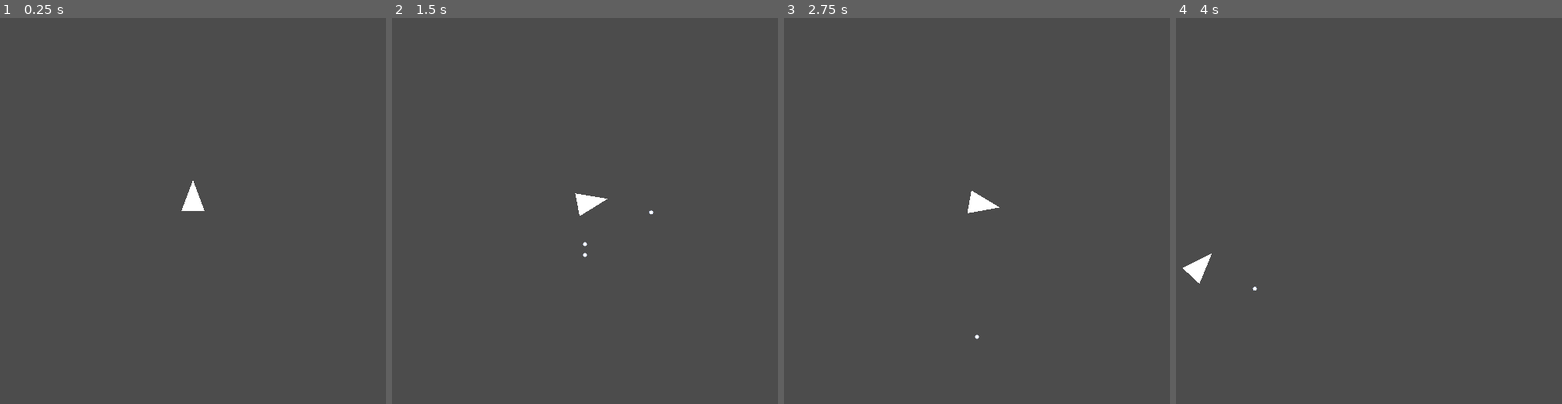
Above: before the commit, frames 1-4 (left to right).
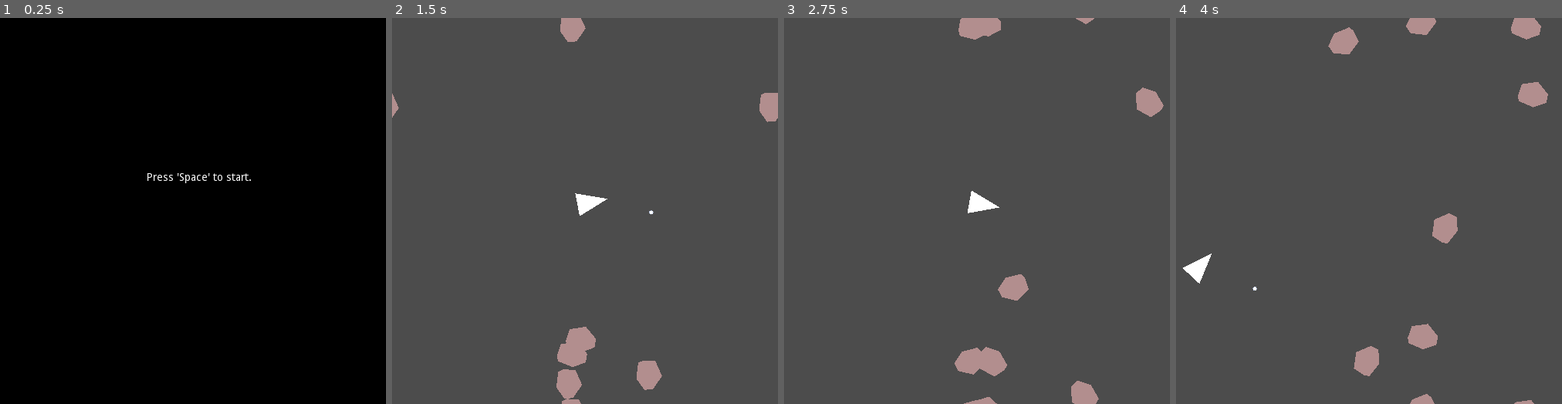
Above: after the commit, the same moments.

Repository: leddkire/godot-asteroids
Game: Godot game, scene res://StartOfGame.tscn
The game is run twice, just before and just after one commit, with the same random seed, the same clock (stepped at 60 frames per second) and the same inputs.
Inputs (mouse positions are in pixels of both pictures, inside the frame that each line leads up to):
- Up to frame 1 (0.25 s): no input
- Up to frame 2 (1.5 s): tap Space (shoot_projectile) at 0.5, 1.35 s; move the mouse to (669, 191) at 0.52 s; hold Right (move_right) 0.53-1.28 s; hold Space (shoot_projectile) 0.53-1.28 s; click (669, 191) at 0.67 s; move the mouse to (507, 230) at 1.27 s; hold Left (move_left) from 1.28 s (still down)
- Up to frame 3 (2.75 s): move the mouse to (1015, 126) at 2.02 s; release Left (move_left) at 2.03 s; hold Right (move_right) from 2.03 s (still down); hold Space (shoot_projectile) from 2.03 s (still down)
- Up to frame 4 (4 s): move the mouse to (1349, 288) at 2.77 s; release Right (move_right) at 2.78 s; release Space (shoot_projectile) at 2.78 s; hold Up (move_up) 2.78-3.53 s; tap Space (shoot_projectile) at 2.85 s; click (1349, 288) at 2.92 s; move the mouse to (1484, 268) at 3.52 s; hold Left (move_left) from 3.53 s (still down); hold Space (shoot_projectile) from 3.53 s (still down)

The runs differ from the first frame. In frame 1, 100% of the frame differs, in the area x 0-100%, y 0-100%; in frame 2, 2.2%; in frame 3, 2.4%; in frame 4, 2.6%.
Error before the commit: Invalid call. Nonexistent function 'new_spawn_asteroid' in base 'Reference (AsteroidSpawningRule.gd)'. (res://StartOfGame.gd:16)

Commit message:
Add simple main menu for starting the game

Diff:
--- a/StartOfGame.gd
+++ b/StartOfGame.gd
@@ -5,6 +5,9 @@
 export (int) var asteroids_to_spawn = 5
 
 func _ready():
+    pass
+
+func start_game():
     var entity_screen_wrap_rule : EntityScreenWrapRule = load("res://rules/screen_wrap/EntityScreenWrapRule.gd").new()
     add_child(create_ship_position_controller(entity_screen_wrap_rule))
     spawn_ship(entity_screen_wrap_rule)
@@ -13,7 +16,7 @@
 func spawn_asteroids():
     var asteroid_spawning_rule: AsteroidSpawningRule = load("res://rules/position/AsteroidSpawningRule.gd").new()
     for _i in asteroids_to_spawn:
-        asteroid_spawning_rule.new_spawn_asteroid(self, Vector2(200,320), Vector2(160,320))
+        asteroid_spawning_rule.spawn_asteroid(self, Vector2(200,320), Vector2(160,320))
 
 func create_ship_position_controller(wrap_rule: EntityScreenWrapRule):
     var edges : Array = get_tree().get_nodes_in_group("edges")
--- a/StartOfGame.tscn
+++ b/StartOfGame.tscn
@@ -19,6 +19,21 @@
 
 [sub_resource type="RectangleShape2D" id=4]
 extents = Vector2( 5, 320 )
+
+[sub_resource type="GDScript" id=5]
+script/source = "extends Node2D
+
+signal start_game
+func _ready():
+    pass
+
+func _input(event):
+    if event.is_action_pressed(\"start_game\"):
+        emit_signal(\"start_game\")
+        self.get_tree().set_input_as_handled()
+        self.queue_free()
+
+"
 
 [node name="StartOfGame" type="Node2D"]
 script = ExtResource( 1 )
@@ -77,6 +92,24 @@
 [node name="inner_side" parent="west_edge" index="2"]
 position = Vector2( 0, 255 )
 
+[node name="main_menu" type="Node2D" parent="."]
+script = SubResource( 5 )
+
+[node name="overlay" type="Polygon2D" parent="main_menu"]
+modulate = Color( 0, 0, 0, 1 )
+polygon = PoolVector2Array( 510, -10, 500, 510, -10, 510, -10, -10 )
+
+[node name="label" type="RichTextLabel" parent="main_menu"]
+margin_left = 190.0
+margin_top = 200.0
+margin_right = 328.0
+margin_bottom = 240.0
+text = "Press 'Space' to start."
+__meta__ = {
+"_edit_use_anchors_": false
+}
+[connection signal="start_game" from="main_menu" to="." method="start_game"]
+
 [editable path="south_edge"]
 
 [editable path="north_edge"]
--- a/project.godot
+++ b/project.godot
@@ -116,6 +116,11 @@
 "events": [ Object(InputEventKey,"resource_local_to_scene":false,"resource_name":"","device":0,"alt":false,"shift":false,"control":false,"meta":false,"command":false,"pressed":false,"scancode":32,"unicode":0,"echo":false,"script":null)
  ]
 }
+start_game={
+"deadzone": 0.5,
+"events": [ Object(InputEventKey,"resource_local_to_scene":false,"resource_name":"","device":0,"alt":false,"shift":false,"control":false,"meta":false,"command":false,"pressed":false,"scancode":32,"unicode":0,"echo":false,"script":null)
+ ]
+}
 
 [rendering]
 
Not shown: 1 places in StartOfGame.tscn that only renumber resources
